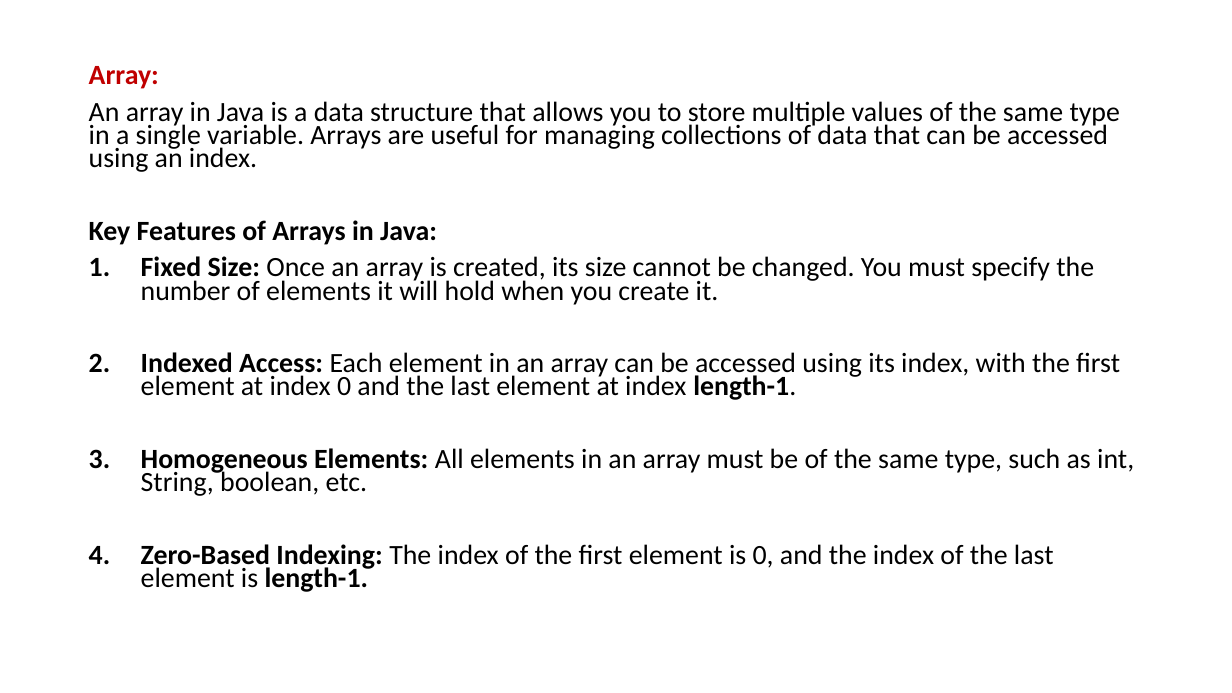
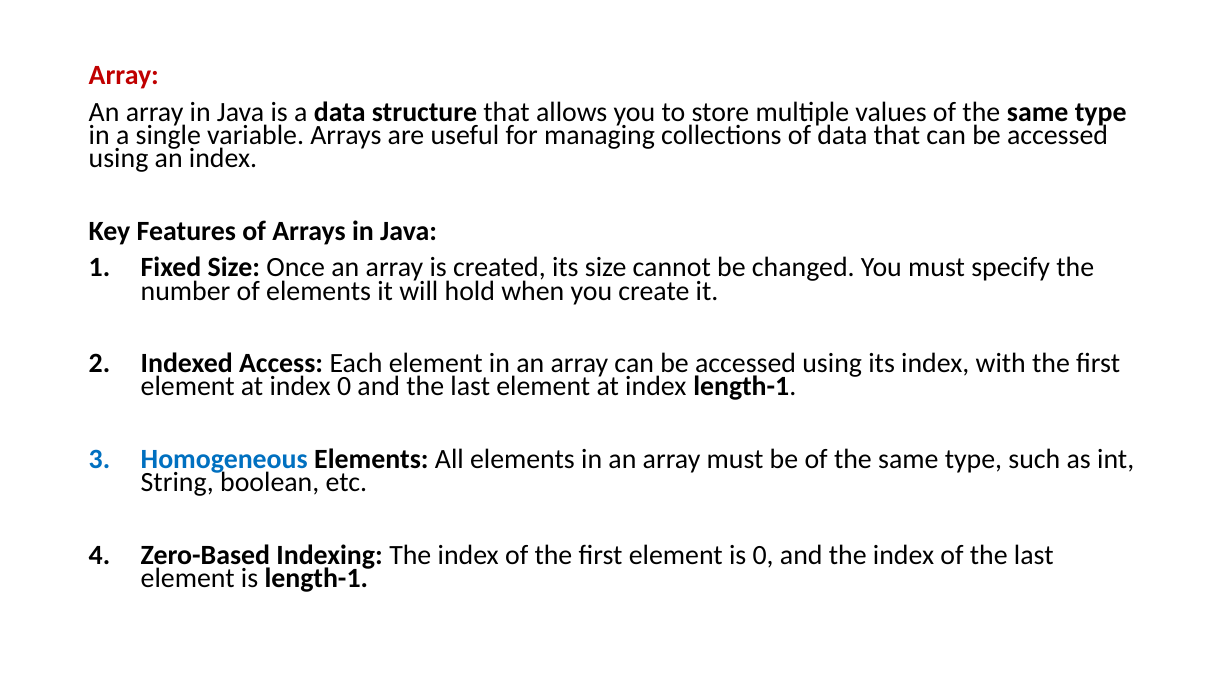
Before and after one commit to PRAMOD-VISHNU-NAIK/MCA-2nd-Sem-Shridevi-College, a slide deck: slide 34 of Theory Class-Notes/Java MCA-2.pptx. Drawn at 1232x693 pixels with LibreOffice and Linux fonts; fonts in the diff are those of the drawing. Boxes give left, top, right and bottom in pixels: in the first picture for what was removed or moved away, otherwise in the second. Text is boxed around its words. In the diff, an @@ line names an element or a change of style, - is before the commit and + after.

```diff
--- a/Theory Class-Notes/Java MCA-2.pptx
+++ b/Theory Class-Notes/Java MCA-2.pptx
@@ text at box(89, 101, 1134, 496): bold on in "data structure same type"; text colour #000000 to #0070C0 in "Homogeneous" @@
```
Also in this commit, not shown: 8 other slides changed, 22 slides added, 2 slides removed, 5 other files.
